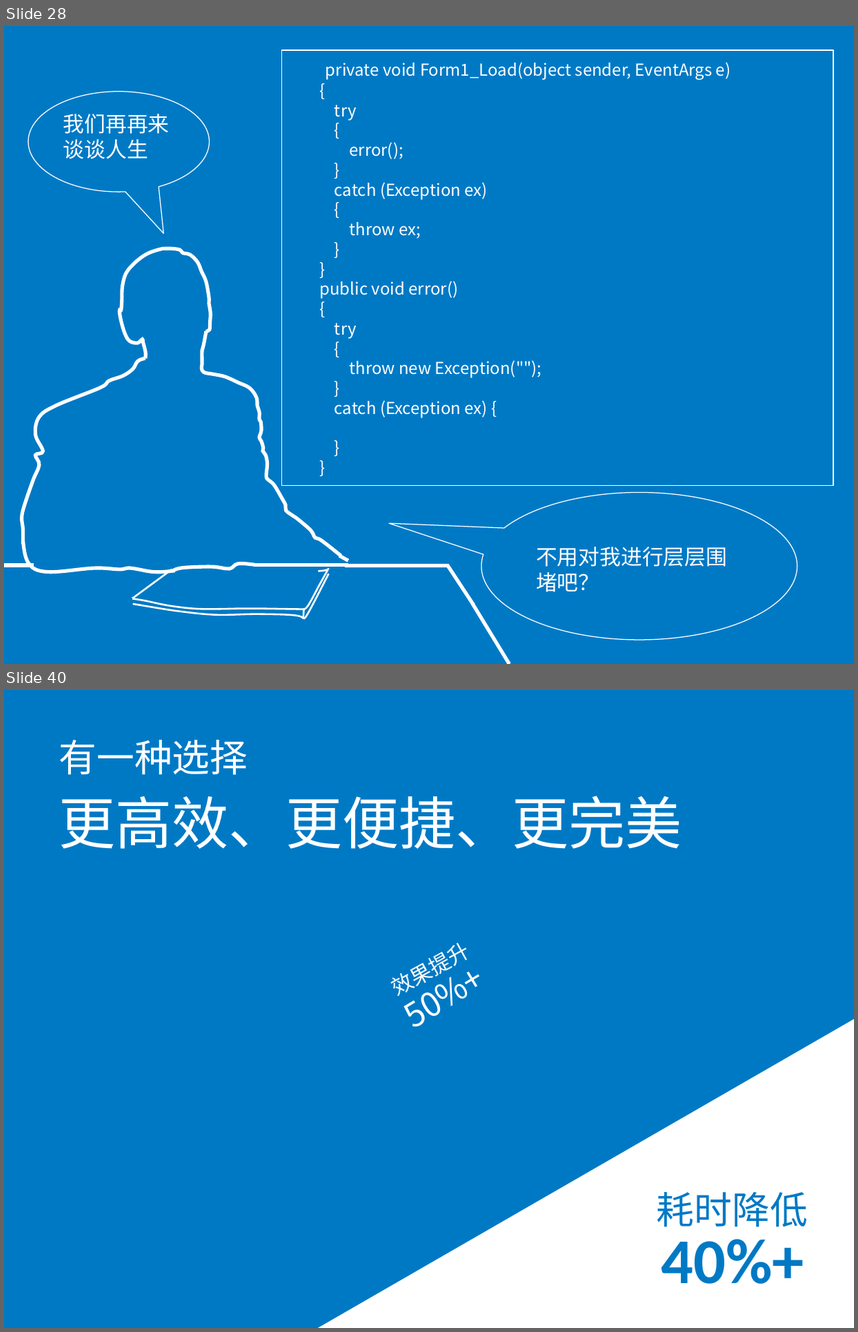
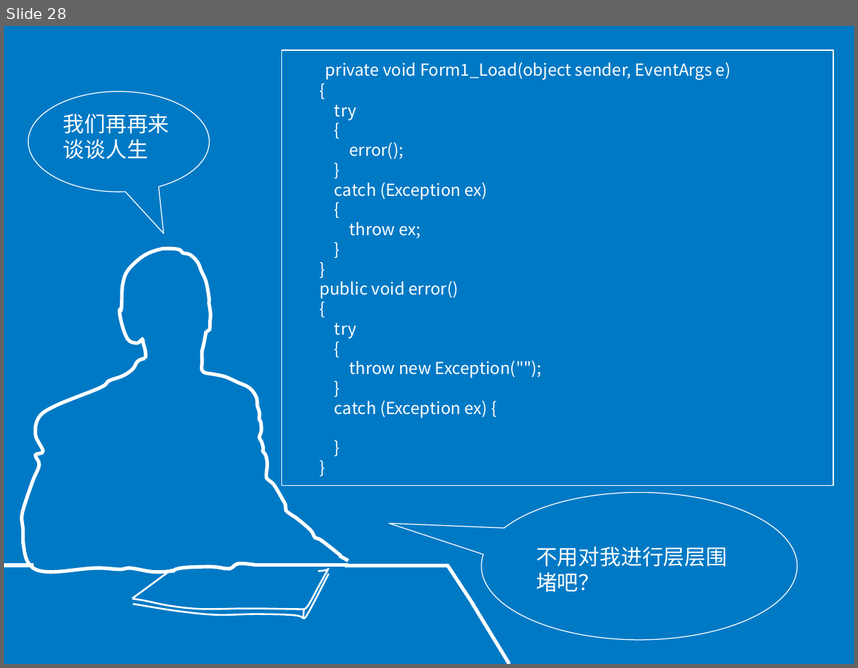
Before and after one commit to fuhaih/MyDiary, a slide deck: ppt/exception.ppt. Shown one above the other, each under a label of ours: slides 28 and 40 before the commit, slide 28 after it; the slides between them are not shown. The pictures are 858x1332 and 858x668 pixels, drawn with LibreOffice and Linux fonts; fonts in the diff are those of the drawing. Boxes give left, top, right and bottom in pixels: in the first picture for what was removed or moved away, otherwise in the second. Text is boxed around its words. In the diff, an @@ line names an element or a change of style, - is before the commit and + after.

```diff
--- a/ppt/exception.ppt
+++ b/ppt/exception.ppt
@@ slide 40 removed at (x1=4, y1=690, x2=854, y2=1328), background #0079C5 @@
@@ text removed at (x1=59, y1=740, x2=248, y2=775) @@
-有一种选择
@@ text removed at (x1=59, y1=796, x2=682, y2=849) @@
-更高效、更便捷、更完美
@@ text removed at (x1=397, y1=974, x2=416, y2=1002) @@
-效果提升
@@ text removed at (x1=413, y1=987, x2=445, y2=1027) @@
-50%+
@@ freeform shape removed at (x1=308, y1=1016, x2=854, y2=1328) @@
@@ text removed at (x1=657, y1=1192, x2=808, y2=1227) @@
-耗时降低
@@ text removed at (x1=662, y1=1239, x2=804, y2=1283) @@
-40%+
```
Also in this commit, not shown: 1 slide added, 12 other slides removed.
